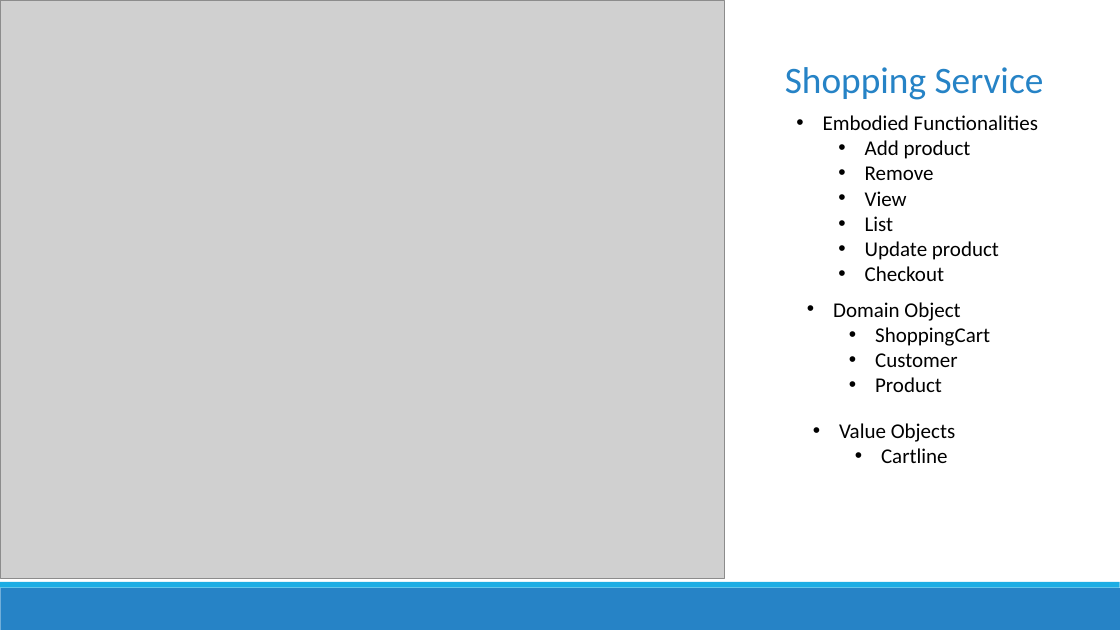
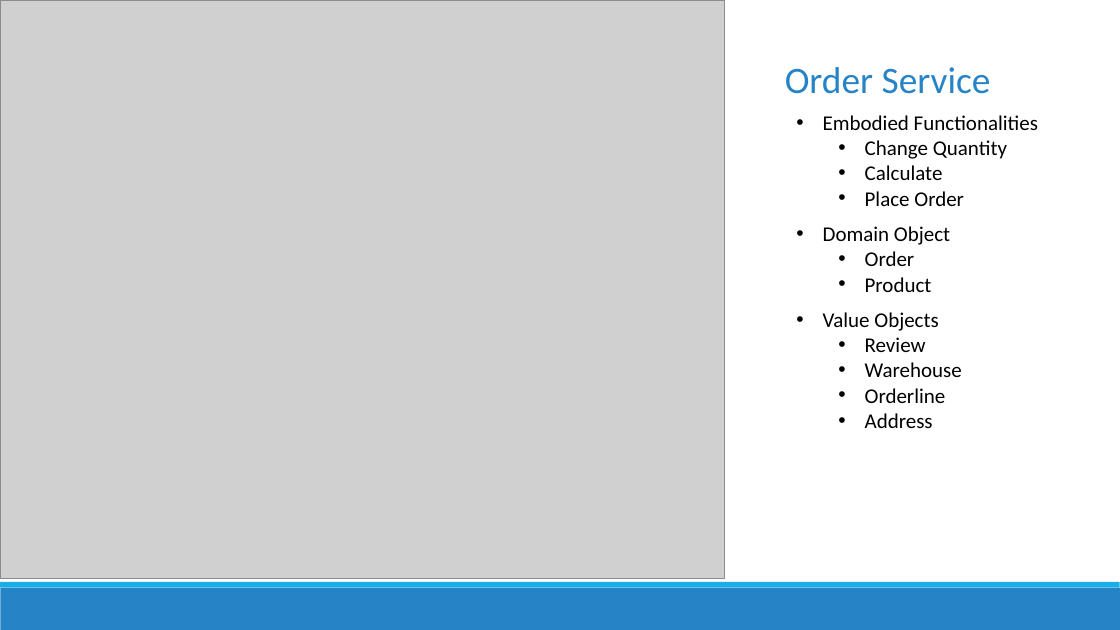
Before and after one commit to riteshmaharjan1/sa-project, a slide deck: slide 10 of Documents/Software Architecture Final Project.pptx. Drawn at 1120x630 pixels with LibreOffice and Linux fonts; fonts in the diff are those of the drawing; grey boxes stand for pictures. Boxes give left, top, right and bottom in pixels: in the first picture for what was removed or moved away, otherwise in the second. Text is boxed around its words. In the diff, an @@ line names an element or a change of style, - is before the commit and + after.

Commit message:
fixed minor changes

```diff
--- a/Documents/Software Architecture Final Project.pptx
+++ b/Documents/Software Architecture Final Project.pptx
@@ text at bbox=[785, 67, 991, 94]: text changed @@
-Shopping Service
+Order Service
@@ text at bbox=[865, 140, 1007, 206]: text changed @@
-  • Add product
-  • Remove
-  • View
-  • List
-  • Update product
-  • Checkout
+  • Change Quantity
+  • Calculate
+  • Place Order
@@ text "Domain Object": place and size @@
-text "Domain Object" at bbox=[833, 302, 990, 392]
+text "Domain Object" at bbox=[823, 226, 950, 292]
@@ text at bbox=[865, 251, 915, 266]: text changed @@
-  • ShoppingCart
-  • Customer
+  • Order
@@ text "Value Objects": place and size @@
-text "Value Objects" at bbox=[839, 423, 955, 463]
+text "Value Objects" at bbox=[823, 312, 962, 428]
@@ text at bbox=[865, 337, 962, 428]: text changed @@
-  • Cartline
+  • Review
+  • Warehouse
+  • Orderline
+  • Address
```
